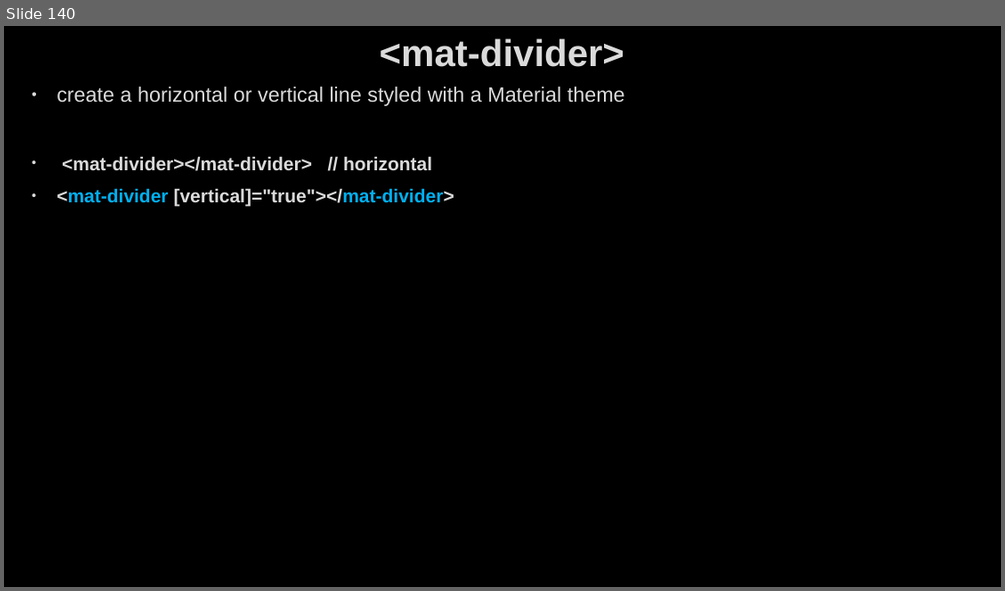
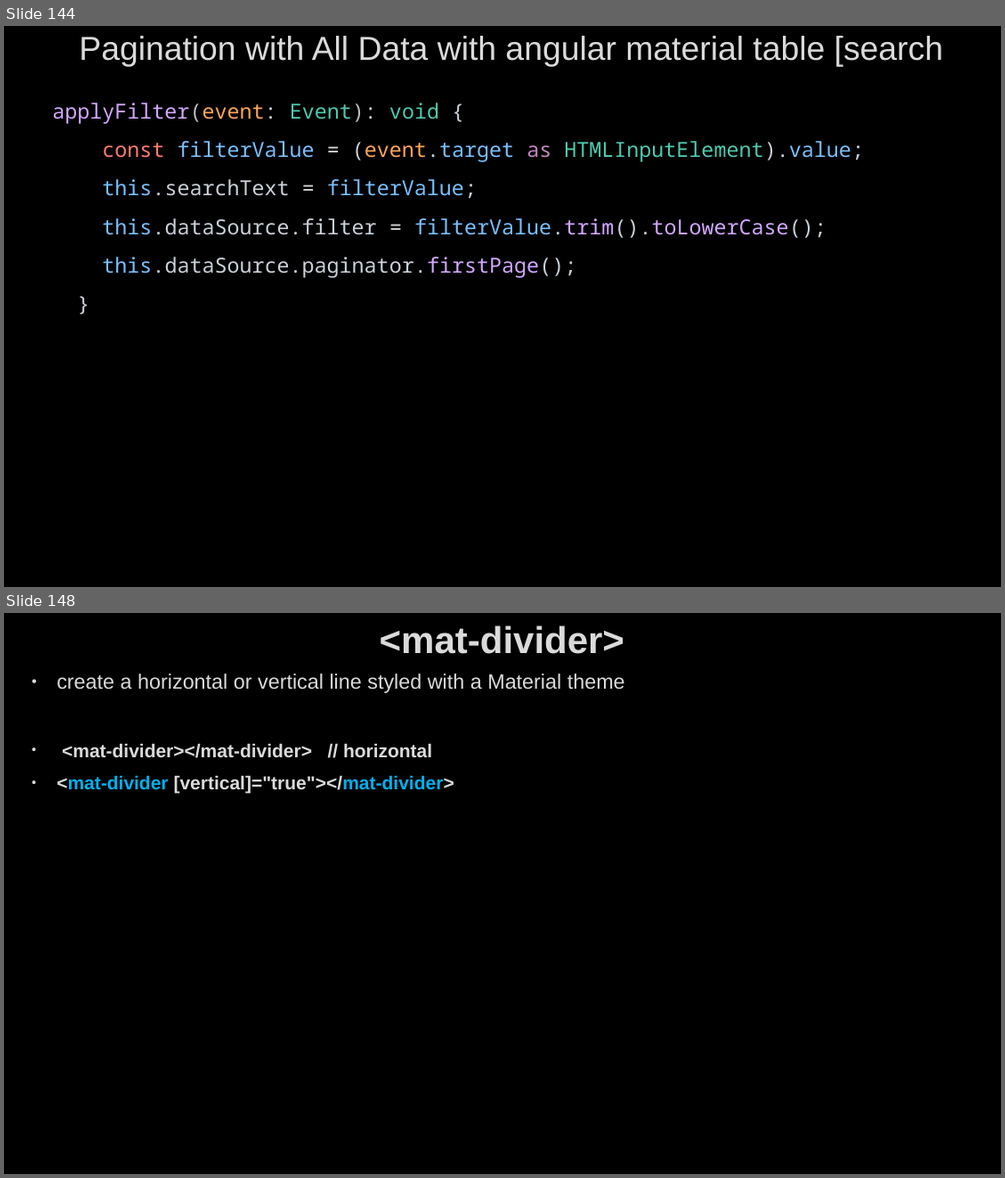
Before and after one commit to AhmedMohamedSamir1/Summary, a slide deck: Angular & type script/Angular.pptx. Shown one above the other, each under a label of ours: slide 140 before the commit, slides 144 and 148 after it; the slides between them are not shown. The pictures are 1005x591 and 1005x1178 pixels, drawn with LibreOffice and Linux fonts; fonts in the diff are those of the drawing; background and template pictures are left out. Boxes give left, top, right and bottom in pixels: in the first picture for what was removed or moved away, otherwise in the second. Text is boxed around its words. In the diff, an @@ line names an element or a change of style, - is before the commit and + after.

```diff
--- a/Angular & type script/Angular.pptx
+++ b/Angular & type script/Angular.pptx
@@ slide 144 added at (4,26,1001,587), background picture (left out) @@
@@ title added at (79,36,943,67), 32 pt, text #DADADA @@
+Pagination with All Data with angular material table [search
@@ text added at (52,103,864,278), 20 pt, text #C9D1D9 @@
+applyFilter(event: Event): void {
+const filterValue = (event.target as HTMLInputElement).value;
+this.searchText = filterValue;
+this.dataSource.filter = filterValue.trim().toLowerCase();
+this.dataSource.paginator.firstPage();
+}
@@ what was slide 140 is now slide 148 @@
```
Also in this commit, not shown: 7 slides changed, 24 other slides added, 7 other files.
